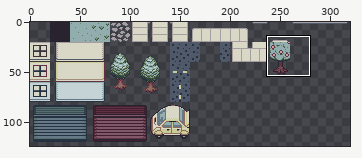
One commit to this pixel-art file: graphics/tilesets/neighborhood_2.aseprite. The first picture is a wide view before the edit; the outline marks the close-up.
Close-up. Before the edit:
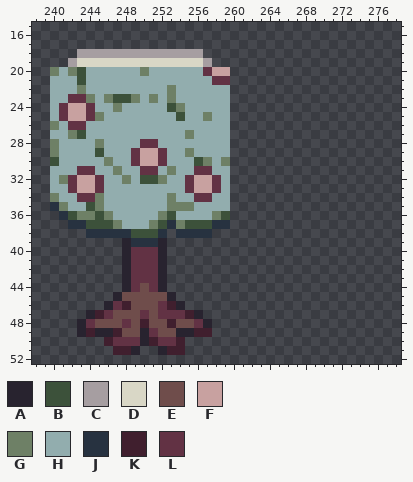
320x200 pixels, 1 frame. Shown: x 238..278, y 15..52. The wide view leaves out empty margins.
Palette (. is transparent): A #28232f  B #3c513a  C #a69ea1  D #d9d7c6  E #6f4d4b  F #c8a1a0  G #6e8066  H #92adae  J #273240  K #401f2e  L #623244
Pixels before, first column x 240:
18 ...CCCCCCCCCCCCCC...
19 ..CDDDDDDDDDDDDDDC..
20 GHGBHHHHHHGHHHHHHLFF
21 HHHBHHHHHHHHHHHHHHLL
22 HHHGHHHHHHHHHGHHHHHH
23 HHLLGHGBBGHGHGHHHHHH
24 HLFFLHHGHHHHHBGHHHHH
25 HLFFLGHHHHHHHHBHHGHH
26 GHLLHHHHHHHHHHHHHHHH
27 HHGBHHHHHHHHHHHGHHHH
28 GHHHHGHHHHLLHHHHHHHH
29 GHHHHBHHHLFFLHHGHHHH
30 BHHHHHGHHLFFLHHHBGHG
31 HHHLLHHGHHLLHGHHLLHH
32 HGLFFLHHGHBBGHHLFFLH
33 HHLFFLHHHHHHHHHLFFLH
34 GHHLLGHHHHHHHGHHLLHH
35 JGHHBGHHHHHHHGGGHHHH
36 .JBGGBGHHHHHGBHHHHGB
37 ..JJBBBGHHHGBJGBBBJJ
38 ....JJJJJBBBJ.JJJJ..
39 ........AJJJA.......
40 ........ALLLA.......
41 ........ALLLA.......
42 ........ALLLA.......
43 ........ALLLA.......
44 ........ALELA.......
45 .......AEEEEEA......
46 ......ALKEEELKA.....
47 ....AKLEEELELLLKA...
48 ...ALEEELEKEEKEELA..
49 ...AKAAKEEALEEAAKK..
50 ......KLLLAKLLK.....
51 .......KKA..AKK.....
After:
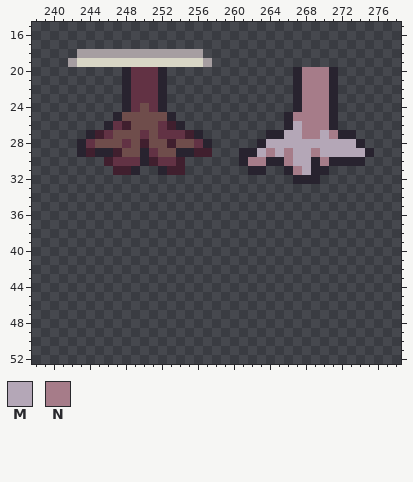
Colours new in this view: M #b4a7b7  N #a67c89
Diff:
y 20: x 240..259 GHGBHHHHHHGHHHHHHLFF -> ........ALLLA.......; x 267..271 ..... -> ANNNA
y 21: x 240..259 HHHBHHHHHHHHHHHHHHLL -> ........ALLLA.......; x 267..271 ..... -> ANNNA
y 22: x 240..259 HHHGHHHHHHHHHGHHHHHH -> ........ALLLA.......; x 267..271 ..... -> ANNNA
y 23: x 240..259 HHLLGHGBBGHGHGHHHHHH -> ........ALLLA.......; x 267..271 ..... -> ANNNA
y 24: x 240..259 HLFFLHHGHHHHHBGHHHHH -> ........ALELA.......; x 267..271 ..... -> ANNNA
y 25: x 240..259 HLFFLGHHHHHHHHBHHGHH -> .......AEEEEEA......; x 266..271 ...... -> ANNNNA
y 26: x 240..259 GHLLHHHHHHHHHHHHHHHH -> ......ALKEEELKA.....; x 266..271 ...... -> AMNNNA
y 27: x 240..259 HHGBHHHHHHHHHHHGHHHH -> ....AKLEEELELLLKA...; x 264..273 .......... -> AAMMNNMNAA
y 28: x 240..259 GHHHHGHHHHLLHHHHHHHH -> ...ALEEELEKEEKEELA..; x 263..274 ............ -> AMMMMMMMMMMA
y 29: x 240..259 GHHHHBHHHLFFLHHGHHHH -> ...AKAAKEEALEEAAKK..; x 261..275 ............... -> AAMNMNMMNMMMMMA
y 30: x 240..248 BHHHHHGHH -> ......KLL; x 250..251 FF -> AK; x 253..259 HHHBGHG -> LK.....; x 261..274 .............. -> ANNAANMMANAAAA
y 31: x 240..259 HHHLLHHGHHLLHGHHLLHH -> .......KKA..AKK.....; x 262..263 .. -> AA; x 266..270 ..... -> ANMAA
y 32: x 240..259 HGLFFLHHGHBBGHHLFFLH -> ....................; x 267..269 ... -> AAA
y 33: x 240..259 HHLFFLHHHHHHHHHLFFLH -> ....................
y 34: x 240..259 GHHLLGHHHHHHHGHHLLHH -> ....................
y 35: x 240..259 JGHHBGHHHHHHHGGGHHHH -> ....................
y 36: x 241..259 JBGGBGHHHHHGBHHHHGB -> ...................
y 37: x 242..259 JJBBBGHHHGBJGBBBJJ -> ..................
y 38: x 244..252 JJJJJBBBJ -> .........; x 254..257 JJJJ -> ....
y 39: x 248..252 AJJJA -> .....
y 40..43: x 248..252 ALLLA -> .....
y 44: x 248..252 ALELA -> .....
y 45: x 247..253 AEEEEEA -> .......
y 46: x 246..254 ALKEEELKA -> .........
y 47: x 244..256 AKLEEELELLLKA -> .............
y 48: x 243..257 ALEEELEKEEKEELA -> ...............
y 49: x 243..257 AKAAKEEALEEAAKK -> ...............
y 50: x 246..254 KLLLAKLLK -> .........
y 51: x 247..249 KKA -> ...; x 252..254 AKK -> ...
